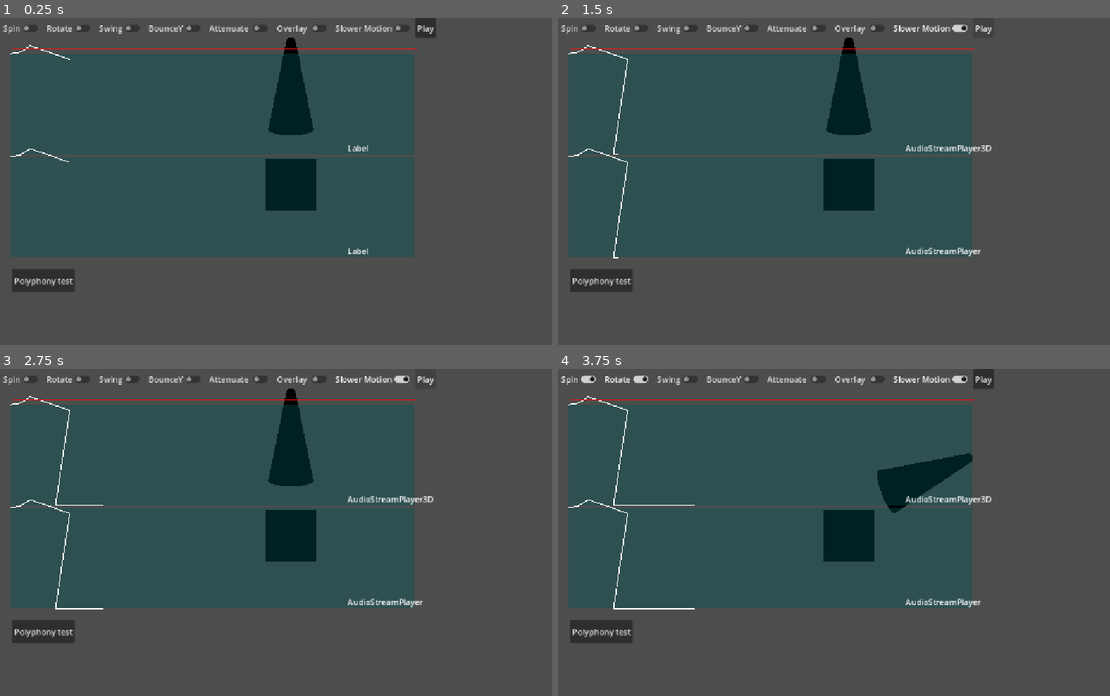
Above: before the commit, frames 1-4 (two rows, left to right).
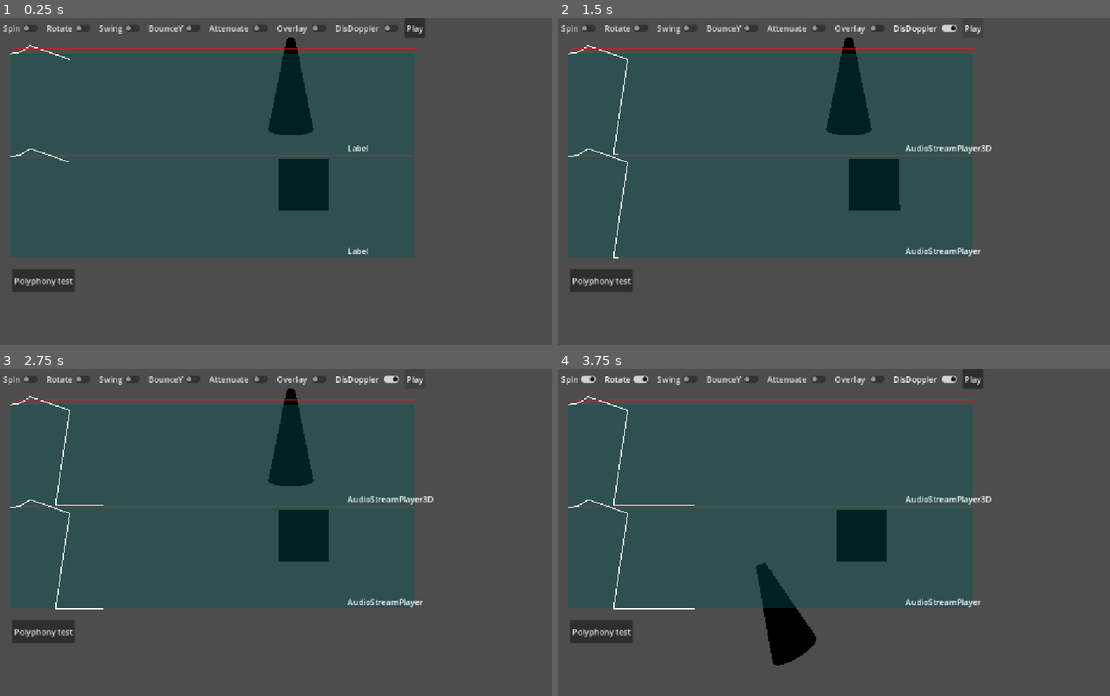
Above: after the commit, the same moments.

Repository: goatchurchprime/SteamAudioEffects3D
Game: Godot game, scene res://main.tscn
The game is run twice, just before and just after one commit, with the same random seed, the same clock (stepped at 60 frames per second) and the same inputs.
Inputs (mouse positions are in pixels of both pictures, inside the frame that each line leads up to):
- Up to frame 1 (0.25 s): no input
- Up to frame 2 (1.5 s): click (927, 27) at 0.5 s, where only the run after the commit has a clickable "DisDoppler"; click "Play" at 1.25 s
- Up to frame 3 (2.75 s): click "Play" at 2 s
- Up to frame 4 (3.75 s): click "Spin" at 2.75 s; click "Rotate" at 3.5 s

The runs differ from the first frame. In frame 1, 1.1% of the frame differs, in the area x 48-79%, y 0-59%; in frame 2, 1.7%; in frame 3, 1.0%; in frame 4, 4.3%, in the area x 35-79%, y 0-91%.

Commit message:
we have doppler implemented

Diff:
--- a/audio_stream_player_effects3d.gd
+++ b/audio_stream_player_effects3d.gd
@@ -16,10 +16,11 @@
 @export var emission_angle_degrees = 45.0
 @export var emission_angle_filter_attenuation_db = -12.0
 @export var pitch_scale : float = 1.0
+@export var bus : String = ""
 @export var doppler_tracking : AudioStreamPlayer3D.DopplerTracking = AudioStreamPlayer3D.DOPPLER_TRACKING_DISABLED
-@export var bus : String = ""
 
 var playereffectbus : String
+var disable_doppler : bool = false
 
 # Doppler implementation made complicated due to removal of VelocityTracker3D: https://github.com/godotengine/godot/pull/64592
 
@@ -88,9 +89,12 @@
 	var linear_attenuation = 0.0
 
 	var actual_pitch_scale = pitch_scale;
-	var linear_velocity : Vector3
-	#if doppler_tracking != AudioStreamPlayer3D.DOPPLER_TRACKING_DISABLED:
-	#	linear_velocity = velocity_tracker->get_tracked_linear_velocity();
+	var linear_velocity : Vector3 = Vector3.ZERO
+	if doppler_tracking != AudioStreamPlayer3D.DOPPLER_TRACKING_DISABLED:
+		linear_velocity = $VelocityTracker3D.get_tracked_linear_velocity()
+
+	var pitch_scale_sum : float = 0.0
+	var pitch_scale_weight : float = 0.0
 
 	for listener_node in [ llistener_node ]:
 		var local_pos = listener_node.global_transform.orthonormalized().affine_inverse() * global_pos
@@ -117,6 +121,33 @@
 		listener_volume_vector *= multiplier
 		output_volume_vector = _apply_max_volume_from_vector(output_volume_vector, listener_volume_vector);
 
+		if doppler_tracking != AudioStreamPlayer3D.DOPPLER_TRACKING_DISABLED:
+			var listener_velocity : Vector3 = Vector3.ZERO
+			var listener_velocity_tracker = listener_node.get_node_or_null("VelocityTracker3D")
+			if listener_velocity_tracker != null:
+				if listener_velocity_tracker.doppler_tracking != listener_node.doppler_tracking:
+					listener_velocity_tracker._update_dopper_tracking()
+			listener_velocity = listener_velocity_tracker.get_tracked_linear_velocity()
+
+			var local_velocity : Vector3 = listener_node.global_transform.orthonormalized().basis.inverse() * (linear_velocity - listener_velocity)
+			if local_velocity != Vector3.ZERO:
+				var approaching : float = local_pos.normalized().dot(local_velocity.normalized());
+				var velocity : float = local_velocity.length();
+				const speed_of_sound = 343.0;
+				var doppler_pitch_scale : float  = pitch_scale * speed_of_sound / (speed_of_sound + velocity * approaching);
+				# limit the pitch scale, so we do not get execeedingly extreme pitch effects in edge cases
+				doppler_pitch_scale = clampf(doppler_pitch_scale, (1.0 / 8.0), 8.0);
+
+				# just use the maximum volume of the current volume vector as weight
+				# so the pitch effect fades out with lower volumes
+				var weight : float  = maxf(listener_volume_vector.x, listener_volume_vector.y)
+				pitch_scale_sum += weight * doppler_pitch_scale
+				pitch_scale_weight += weight
+
+	if pitch_scale_weight > 0.0 and not disable_doppler:
+		actual_pitch_scale = pitch_scale_sum / pitch_scale_weight
+	$AudioStreamPlayer.pitch_scale = actual_pitch_scale
+
 	# solve: output_volume_vector == (vol*(1-pan), vol*(1+pan))
 	effectamplify.volume_linear = (output_volume_vector.x + output_volume_vector.y)/2
 	effectpanner.pan = (output_volume_vector.y - output_volume_vector.x)/effectamplify.volume_linear/2
@@ -135,7 +166,10 @@
 	emission_angle_enabled = ap.emission_angle_enabled
 	emission_angle_degrees = ap.emission_angle_degrees
 	emission_angle_filter_attenuation_db = ap.emission_angle_filter_attenuation_db
-	doppler_tracking = ap.doppler_tracking
 	pitch_scale = ap.pitch_scale
 
+	if doppler_tracking != ap.doppler_tracking:
+		doppler_tracking = ap.doppler_tracking
+		$VelocityTracker3D._update_dopper_tracking()
+
 	_update_panning()
--- a/doppler_tracker.gd
+++ /dev/null
@@ -1,49 +0,0 @@
-class_name DopplerTracker
-
-class VelocityTracker3D : public RefCounted {
-	GDSOFTCLASS(VelocityTracker3D, RefCounted);
-
-class PositionHistory:
-	var frame : int = 0;
-	var position : Vector3;
-
-var physics_step : bool = false;
-var position_history : Array[PositionHistory] = [ ]
-var position_history_len : int;
-
-func _init():
-	position_history.resize(4)
-
-func reset(p_new_pos : Vector3):
-	pass
-
-func reset(p_new_pos : Vector3):
-	var ph = PositionHistory.new()
-	ph.position = p_new_pos;
-	if physics_step:
-		ph.frame = Engine.get_physics_frames()
-	else:
-		ph.frame = Engine.get_frame_ticks()
-
-	position_history.write[0] = ph;
-	position_history_len = 1;
-
-func update_position(p_position : Vector3):
-	var ph = PositionHistory.new()
-	ph.position = p_position;
-	if physics_step:
-		ph.frame = Engine.get_physics_frames()
-	else:
-		ph.frame = Engine.get_frame_ticks()
-
-	if (position_history_len == 0 or position_history[0].frame != ph.frame):
-		position_history_len = MIN(position_history.size(), position_history_len + 1);
-		for i in range(position_history_len - 1, 0, -1):
-			position_history[i] = position_history[i - 1];
-
-	position_history[0] = ph;
-
-
-
-	void update_position(const Vector3 &p_position);
-	Vector3 get_tracked_linear_velocity() const;
--- a/main.gd
+++ b/main.gd
@@ -21,10 +21,12 @@
 		$Display/SoundProbe3D.position.y = -102
 		$Display/SoundProbeEffect.position.y = 102
 
+	$AudioListener3D.position.x = fmod(t, 0.5)
+	$AudioNode/AudioPosition/AudioStreamPlayer3D/AudioStreamEffect3D.disable_doppler = $Control/HBox/DisableDoppler.button_pressed
+
 func _on_play_button_pressed():
 	$Display/SoundProbe3D.setstreamplayer($AudioNode/AudioPosition/AudioStreamPlayer3D, $AudioNode/AudioPosition/AudioStreamPlayer3D.bus)
 	$Display/SoundProbeEffect.setstreamplayer($AudioNode/AudioPosition/AudioStreamPlayer3D/AudioStreamEffect3D/AudioStreamPlayer, $AudioNode/AudioPosition/AudioStreamPlayer3D/AudioStreamEffect3D.bus)
-
 
 var s = 0
 func _on_polyphony_test_pressed():
--- a/main.tscn
+++ b/main.tscn
@@ -4,6 +4,7 @@
 [ext_resource type="AudioStream" uid="uid://dl7rlkr1vkqc" path="res://tone330.wav" id="3_1bvp3"]
 [ext_resource type="Script" uid="uid://1mrjobi82rxx" path="res://audio_stream_player_effects3d.gd" id="3_h2yge"]
 [ext_resource type="AudioStream" uid="uid://cgc40uucq0g0d" path="res://audiocheck.net_pinknoise.wav" id="4_1bvp3"]
+[ext_resource type="Script" uid="uid://cupb8dfl68jvc" path="res://velocity_tracker_3d.gd" id="4_7mycd"]
 [ext_resource type="PackedScene" uid="uid://dmw81fn40ksfv" path="res://sound_probe.tscn" id="4_lquwl"]
 
 [sub_resource type="BoxMesh" id="BoxMesh_m1hyp"]
@@ -15,9 +16,13 @@
 script = ExtResource("1_0xm2m")
 
 [node name="AudioListener3D" type="AudioListener3D" parent="." unique_id=490519390]
+doppler_tracking = 2
 
 [node name="MeshInstance3D" type="MeshInstance3D" parent="AudioListener3D" unique_id=1105475790]
 mesh = SubResource("BoxMesh_m1hyp")
+
+[node name="VelocityTracker3D" type="Node3D" parent="AudioListener3D" unique_id=1333809257]
+script = ExtResource("4_7mycd")
 
 [node name="AudioNode" type="Node3D" parent="." unique_id=975124444]
 transform = Transform3D(-4.371139e-08, 0, 1, 0, 1, 0, -1, 0, -4.371139e-08, 0, 0, 0)
@@ -29,6 +34,7 @@
 transform = Transform3D(1.0000001, 0, 0, 0, 1, 0, 0, 0, 1.0000001, 0, 0, 0)
 stream = ExtResource("3_1bvp3")
 max_distance = 22.0
+max_polyphony = 2
 bus = &"BusServer3D"
 emission_angle_enabled = true
 emission_angle_degrees = 35.0
@@ -42,24 +48,14 @@
 
 [node name="AudioStreamEffect3D" type="Node3D" parent="AudioNode/AudioPosition/AudioStreamPlayer3D" unique_id=420692142]
 script = ExtResource("3_h2yge")
-max_distance = null
-volume_db = null
-max_db = null
-unit_size = null
-attenuation_model = null
-attenuation_filter_db = null
-attenuation_filter_cutoff_hz = null
-emission_angle_enabled = null
-emission_angle_degrees = null
-emission_angle_filter_attenuation_db = null
-pitch_scale = null
-doppler_tracking = null
-bus = null
 
 [node name="AudioStreamPlayer" type="AudioStreamPlayer" parent="AudioNode/AudioPosition/AudioStreamPlayer3D/AudioStreamEffect3D" unique_id=1636531096]
 stream = ExtResource("3_1bvp3")
-max_polyphony = 5
+max_polyphony = 2
 bus = &"BusEffect3D"
+
+[node name="VelocityTracker3D" type="Node3D" parent="AudioNode/AudioPosition/AudioStreamPlayer3D/AudioStreamEffect3D" unique_id=768755755]
+script = ExtResource("4_7mycd")
 
 [node name="Camera3D" type="Camera3D" parent="." unique_id=106336885]
 transform = Transform3D(1, 0, 0, 0, 0.01457683, 0.9998938, 0, -0.9998938, 0.01457683, 0, 4.711708, 0)
@@ -99,7 +95,12 @@
 layout_mode = 2
 text = "Overlay "
 
+[node name="DisableDoppler" type="CheckButton" parent="Control/HBox" unique_id=1133660965]
+layout_mode = 2
+text = "DisDoppler "
+
 [node name="SlowerMotion" type="CheckButton" parent="Control/HBox" unique_id=775655120]
+visible = false
 layout_mode = 2
 text = "Slower Motion
 "
--- a/sound_probe.gd
+++ b/sound_probe.gd
@@ -17,6 +17,7 @@
 
 var t = 0
 
+var hfac = 2.5
 func _physics_process(delta):
 	t += delta
 	if t > windowseconds:
@@ -27,5 +28,5 @@
 	if sai1:
 		var m = sai1.get_magnitude_for_frequency_range(from_hz, to_hz)
 		var x = width*t/windowseconds
-		$Line2D_left.add_point(Vector2(x, height*(1-m.x)))
-		$Line2D_right.add_point(Vector2(x, height*(1-m.y)))
+		$Line2D_left.add_point(Vector2(x, height*(1-m.x*hfac)))
+		$Line2D_right.add_point(Vector2(x, height*(1-m.y*hfac)))
--- /dev/null
+++ b/velocity_tracker_3d.gd
@@ -0,0 +1,101 @@
+extends Node3D
+
+# Needs to be a child of Camera3D, AudioListener3D, or AudioStreamEffect3D
+
+class PositionHistory:
+	var frame : int = 0;
+	var position : Vector3;
+
+var physics_step : bool = false;
+var position_history : Array[PositionHistory] = [ ]
+var position_history_len : int;
+var doppler_tracking : AudioStreamPlayer3D.DopplerTracking = AudioStreamPlayer3D.DOPPLER_TRACKING_DISABLED
+
+func _init():
+	position_history.resize(4)
+
+func _ready():
+	print(get_parent().get_name())
+	_update_dopper_tracking()
+
+func _update_dopper_tracking():
+	doppler_tracking = get_parent().doppler_tracking
+	if doppler_tracking != AudioStreamPlayer3D.DOPPLER_TRACKING_DISABLED:
+		reset(global_transform.origin);
+		physics_step = (doppler_tracking == AudioStreamPlayer3D.DOPPLER_TRACKING_PHYSICS_STEP)
+		set_notify_transform(true)
+	else:
+		set_notify_transform(false)
+
+
+func _notification(p_what : int):
+	if p_what == NOTIFICATION_TRANSFORM_CHANGED:
+		if doppler_tracking != AudioStreamPlayer3D.DOPPLER_TRACKING_DISABLED:
+			update_position(global_transform.origin)
+
+func reset(p_new_pos : Vector3):
+	var ph = PositionHistory.new()
+	ph.position = p_new_pos;
+	if physics_step:
+		ph.frame = Engine.get_physics_frames()
+	else:
+		ph.frame = Time.get_ticks_usec()
+
+	position_history[0] = ph;
+	position_history_len = 1;
+
+func update_position(p_position : Vector3):
+	var ph = PositionHistory.new()
+	ph.position = p_position;
+	if physics_step:
+		ph.frame = Engine.get_physics_frames()
+	else:
+		ph.frame = Time.get_ticks_usec()
+
+	if (position_history_len == 0 or position_history[0].frame != ph.frame):
+		position_history_len = min(position_history.size(), position_history_len + 1);
+		for i in range(position_history_len - 1, 0, -1):
+			position_history[i] = position_history[i - 1];
+
+	position_history[0] = ph;
+
+func get_user_physics_ticks_per_second():
+	return max(1.0, Engine.time_scale * Engine.physics_ticks_per_second)
+
+func get_tracked_linear_velocity() -> Vector3:
+	var linear_velocity : Vector3
+	var max_time : float = 1 / 5.0; # maximum time to interpolate a velocity
+
+	var distance_accum : Vector3 = Vector3.ZERO;
+	var time_accum : float  = 0.0;
+	var base_time : float = 0.0;
+
+	if position_history_len:
+		if physics_step:
+			var base : = Engine.get_physics_frames();
+			base_time = float(base - position_history[0].frame) / get_user_physics_ticks_per_second();
+		else:
+			var base : = Time.get_ticks_usec()
+			base_time = float(base - position_history[0].frame) / 1000000.0;
+
+	for i in range(position_history_len - 1):
+		var delta : float = 0.0;
+		var diff : int = position_history[i].frame - position_history[i + 1].frame;
+		var distance : Vector3 = position_history[i].position - position_history[i + 1].position;
+
+
+		if physics_step:
+			delta = float(diff) / get_user_physics_ticks_per_second();
+		else:
+			delta = float(diff) / 1000000.0;
+
+		if base_time + time_accum + delta > max_time:
+			break;
+
+		distance_accum += distance;
+		time_accum += delta;
+
+	if time_accum:
+		linear_velocity = distance_accum / time_accum;
+
+	return linear_velocity;
Renamed: doppler_tracker.gd.uid -> velocity_tracker_3d.gd.uid
